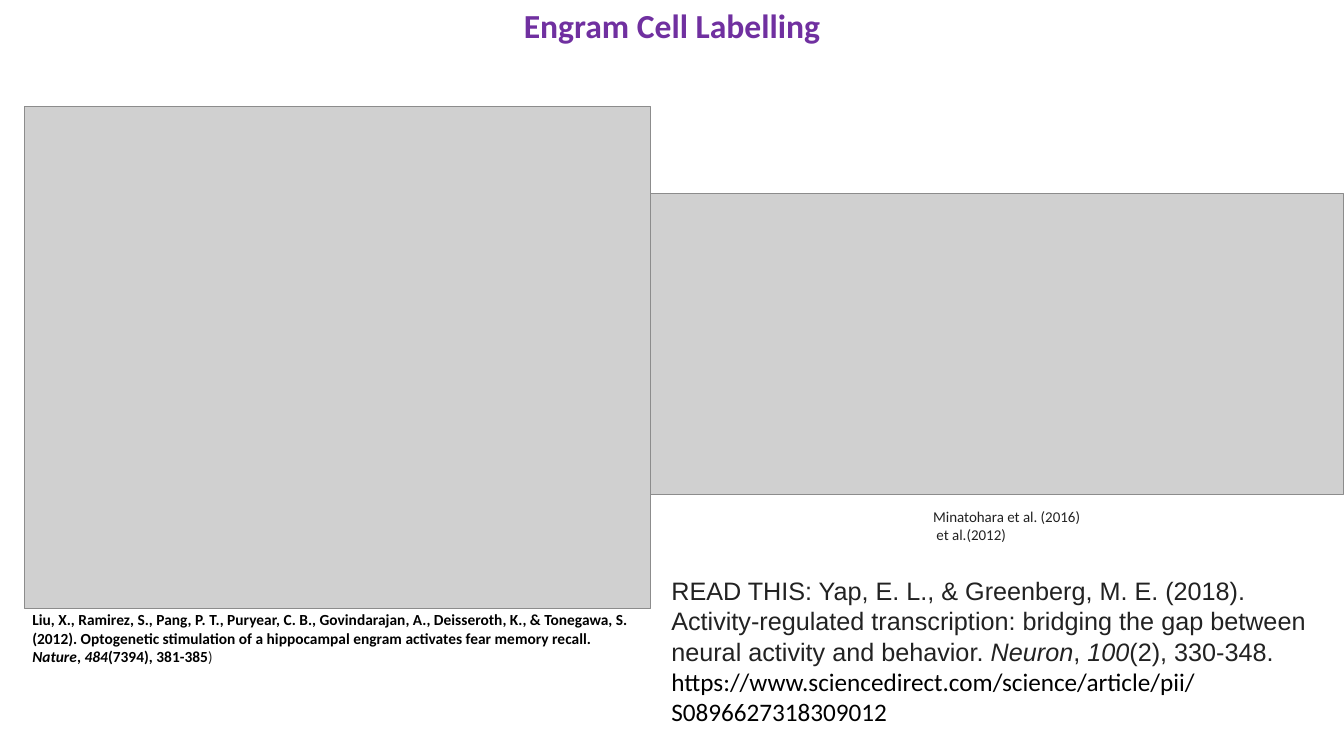
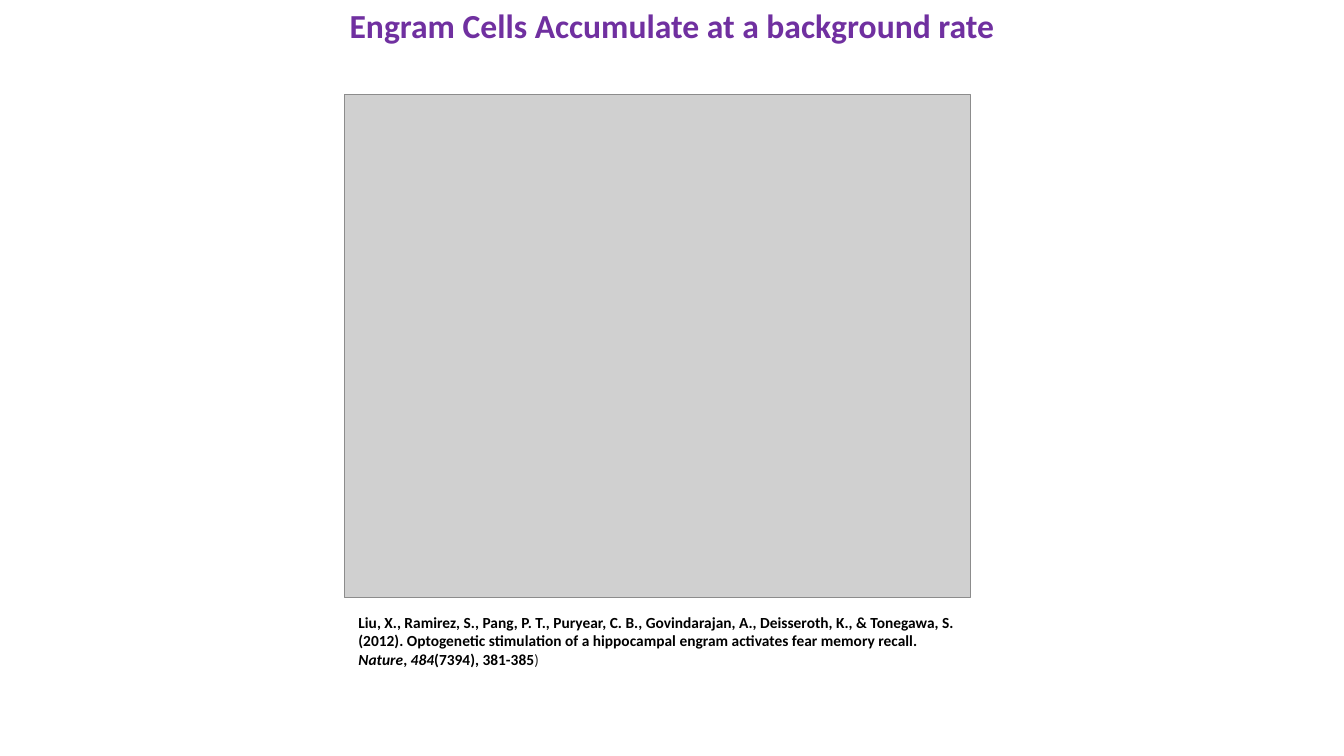
Before and after one commit to AngCamp/PavLabEngrams, a slide deck: slide 3 of ThesisMeetingPresentation.pptx. Drawn at 1344x756 pixels with LibreOffice and Linux fonts; fonts in the diff are those of the drawing; grey boxes stand for pictures. Boxes give left, top, right and bottom in pixels: in the first picture for what was removed or moved away, otherwise in the second. Text is boxed around its words. In the diff, an @@ line names an element or a change of style, - is before the commit and + after.

```diff
--- a/ThesisMeetingPresentation.pptx
+++ b/ThesisMeetingPresentation.pptx
@@ text at bbox=[350, 14, 994, 44]: text changed @@
-Engram Cell Labelling
+Engram Cells Accumulate at a background rate
@@ picture: place and size @@
-picture at bbox=[25, 107, 651, 609]
+picture at bbox=[345, 95, 971, 597]
@@ picture removed at bbox=[651, 194, 1344, 494] @@
@@ text removed at bbox=[933, 511, 1080, 542] @@
-Minatohara et al. (2016)
-et al.(2012)
@@ text removed at bbox=[671, 581, 1305, 722] @@
-READ THIS: Yap, E. L., & Greenberg, M. E. (2018). Activity-regulated transcription: bridging the gap between neural activity and behavior. Neuron, 100(2), 330-348.
-https://www.sciencedirect.com/science/article/pii/S0896627318309012
@@ text "Liu, X., Ramirez, S., Pang, ...": place and size @@
-text "Liu, X., Ramirez, S., Pang, ..." at bbox=[32, 614, 627, 664]
+text "Liu, X., Ramirez, S., Pang, ..." at bbox=[358, 617, 953, 667]
```
Also in this commit, not shown: 8 other slides changed, 24 slides added, 4 slides removed, 7 other files.
